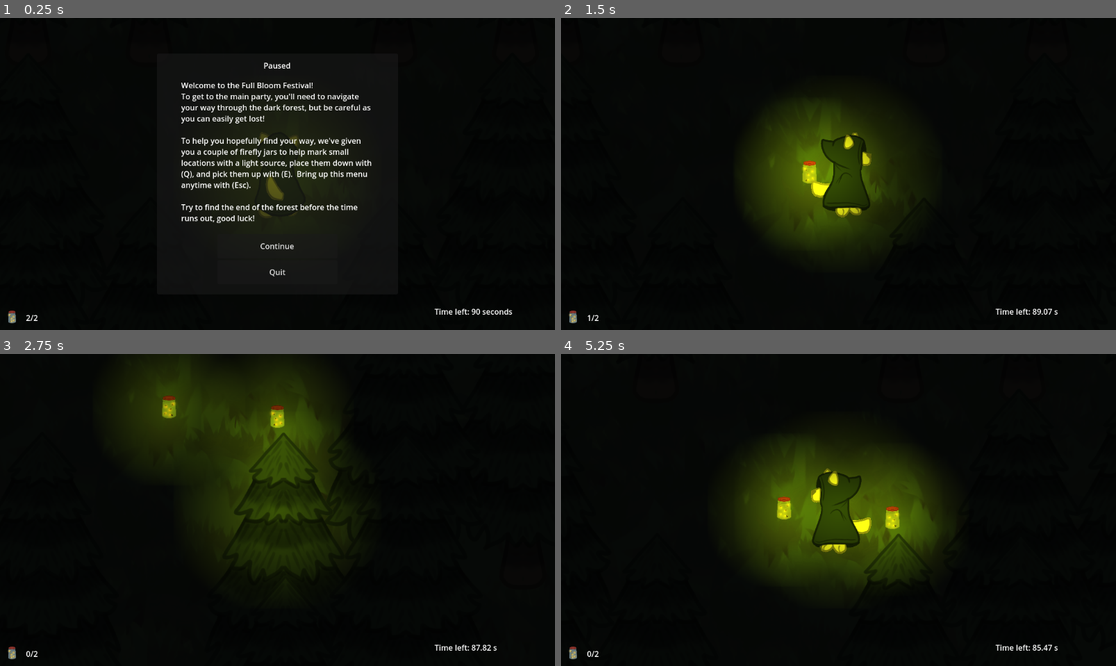
Above: before the commit, frames 1-4 (two rows, left to right).
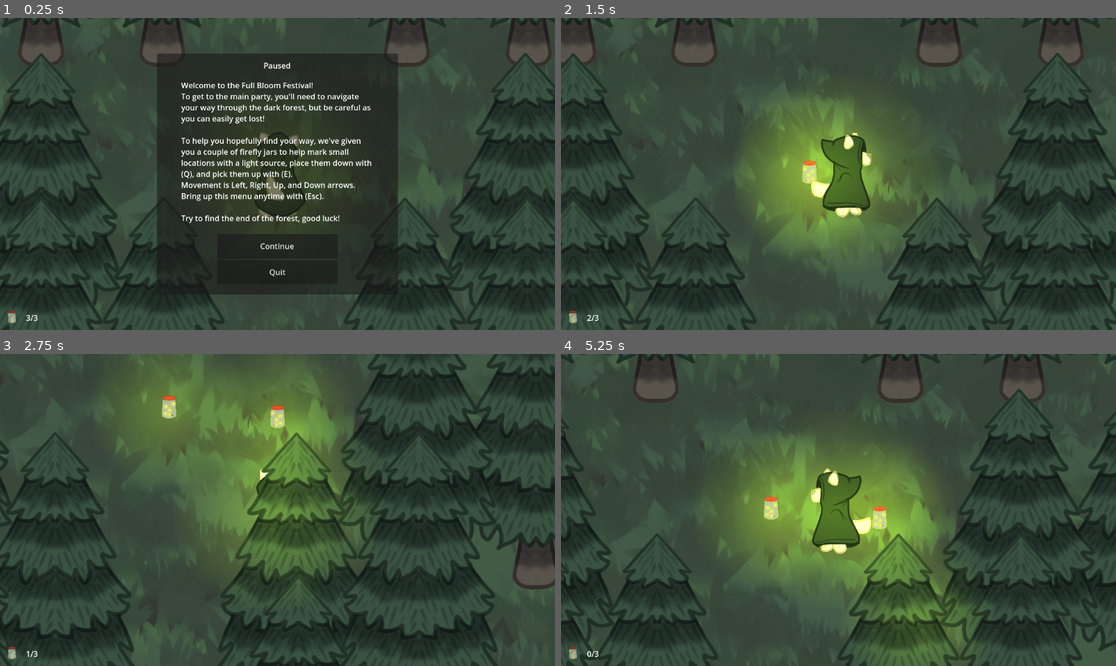
Above: after the commit, the same moments.

Repository: Abigail-Irvin/Bloom_Festival_Maze
Game: Godot game, scene res://scenes/world.tscn
The game is run twice, just before and just after one commit, with the same random seed, the same clock (stepped at 60 frames per second) and the same inputs.
Inputs:
- Up to frame 1 (0.25 s): no input
- Up to frame 2 (1.5 s): click "Continue" at 0.5 s; tap Enter at 1.25 s; hold Right (ui_right) from 1.28 s (still down); hold Q (drop) from 1.28 s (still down)
- Up to frame 3 (2.75 s): release Right (ui_right) at 2.03 s; release Q (drop) at 2.03 s; hold Down (ui_down) from 2.03 s (still down); tap Q (drop) at 2.1 s
- Up to frame 4 (5.25 s): release Down (ui_down) at 2.78 s; hold Right (ui_right) 2.78-3.53 s; hold E (pickup) 2.78-3.53 s; tap Q (drop) at 3.05, 3.6 s; hold Up (ui_up) 3.53-4.28 s; hold Left (ui_left) 4.28-5 s; hold Q (drop) 4.28-5 s; tap Escape (pause) at 4.9 s; click "Continue" at 5 s

The runs differ from the first frame. In frame 1, 88% of the frame differs, in the area x 0-100%, y 0-100%; in frame 2, 99%; in frame 3, 99%; in frame 4, 100%.

Commit message:
fix: big bugfix, got y sorting figured out.

Diff:
--- a/scenes/firefly_ui_element.tscn
+++ b/scenes/firefly_ui_element.tscn
@@ -19,6 +19,6 @@
 [node name="firefly-textbox" type="RichTextLabel" parent="."]
 custom_minimum_size = Vector2(100, 0)
 layout_mode = 2
-text = "2/2
+text = "3/3
 "
 vertical_alignment = 1
--- a/scenes/hedge_variant1.tscn
+++ b/scenes/hedge_variant1.tscn
@@ -6,6 +6,7 @@
 size = Vector2(250, 250)
 
 [node name="Hedge" type="StaticBody2D"]
+y_sort_enabled = true
 
 [node name="CollisionShape2D" type="CollisionShape2D" parent="."]
 position = Vector2(0, 500)
--- a/scenes/hedge_variant_2.tscn
+++ b/scenes/hedge_variant_2.tscn
@@ -6,6 +6,7 @@
 size = Vector2(250, 250)
 
 [node name="Hedge2Variant" type="StaticBody2D"]
+y_sort_enabled = true
 
 [node name="CollisionShape2D" type="CollisionShape2D" parent="."]
 position = Vector2(0, 500)
--- a/scenes/main_ui.tscn
+++ b/scenes/main_ui.tscn
@@ -1,10 +1,9 @@
-[gd_scene load_steps=4 format=3 uid="uid://dxbltd4ublqsb"]
+[gd_scene load_steps=3 format=3 uid="uid://dxbltd4ublqsb"]
 
 [ext_resource type="Script" uid="uid://bw32anqjrjljw" path="res://scripts/main_ui.gd" id="1_e6fyy"]
 [ext_resource type="PackedScene" uid="uid://dxvvyj8m11pub" path="res://scenes/firefly_ui_element.tscn" id="1_fnul3"]
-[ext_resource type="PackedScene" uid="uid://cgxjfsdg62r3" path="res://scenes/time_left_ui_element.tscn" id="2_513t2"]
 
-[node name="MainUi" type="Control" node_paths=PackedStringArray("firefly_text_ref", "timer_text_ref", "pauseMenu", "endMenu", "endBlurb")]
+[node name="MainUi" type="Control" node_paths=PackedStringArray("firefly_text_ref", "pauseMenu", "endMenu", "endBlurb")]
 layout_mode = 3
 anchors_preset = 15
 anchor_right = 1.0
@@ -13,7 +12,6 @@
 grow_vertical = 2
 script = ExtResource("1_e6fyy")
 firefly_text_ref = NodePath("HBoxContainer/Firefly-sprite/firefly-textbox")
-timer_text_ref = NodePath("HBoxContainer/TimeLeftUiElement")
 pauseMenu = NodePath("Pause_Menu")
 endMenu = NodePath("End_Screen")
 endBlurb = NodePath("End_Screen/Text/End_Blurb")
@@ -32,11 +30,7 @@
 layout_mode = 2
 size_flags_horizontal = 3
 
-[node name="TimeLeftUiElement" parent="HBoxContainer" instance=ExtResource("2_513t2")]
-layout_mode = 2
-
 [node name="Pause_Menu" type="Panel" parent="."]
-visible = false
 custom_minimum_size = Vector2(500, 500)
 layout_mode = 1
 anchors_preset = 8
@@ -71,9 +65,10 @@
 text = "Welcome to the Full Bloom Festival!
 To get to the main party, you'll need to navigate your way through the dark forest, but be careful as you can easily get lost!
 
-To help you hopefully find your way, we've given you a couple of firefly jars to help mark small locations with a light source, place them down with (Q), and pick them up with (E).  Bring up this menu anytime with (Esc).
+To help you hopefully find your way, we've given you a couple of firefly jars to help mark small locations with a light source, place them down with (Q), and pick them up with (E).
+Movement is Left, Right, Up, and Down arrows. Bring up this menu anytime with (Esc).
 
-Try to find the end of the forest before the time runs out, good luck!"
+Try to find the end of the forest, good luck!"
 
 [node name="Buttons" type="VBoxContainer" parent="Pause_Menu"]
 custom_minimum_size = Vector2(0, 125)
--- a/scenes/maze_map.tscn
+++ b/scenes/maze_map.tscn
@@ -17,12 +17,10 @@
 fill_from = Vector2(0.5, 0.5)
 
 [node name="MazeMap" type="Node2D"]
-
-[node name="Backdrop" parent="." instance=ExtResource("1_6w2tl")]
-position = Vector2(-1510, 1716)
-scale = Vector2(50, 50)
+y_sort_enabled = true
 
 [node name="Background_Layer" type="Node2D" parent="."]
+z_index = -1
 
 [node name="Backdrop" parent="Background_Layer" instance=ExtResource("1_6w2tl")]
 position = Vector2(646, 317)
@@ -88,10 +86,12 @@
 position = Vector2(3672, 5568)
 
 [node name="Player" parent="." node_paths=PackedStringArray("background_ref") instance=ExtResource("2_td77n")]
-position = Vector2(3207, 1668)
+y_sort_enabled = false
+position = Vector2(3180, 1668)
 background_ref = NodePath("../Background_Layer")
 
 [node name="Outer_Top_Wall" type="Node2D" parent="."]
+y_sort_enabled = true
 
 [node name="Hedge" parent="Outer_Top_Wall" instance=ExtResource("2_hbmgb")]
 position = Vector2(76, -773)
@@ -175,6 +175,7 @@
 position = Vector2(4343, -771)
 
 [node name="Inner_Group" type="Node2D" parent="."]
+y_sort_enabled = true
 
 [node name="SmallHedge153" parent="Inner_Group" instance=ExtResource("5_sctjt")]
 position = Vector2(4259, 2317)
@@ -666,6 +667,7 @@
 position = Vector2(1434, 224)
 
 [node name="Outer_Group" type="Node2D" parent="."]
+y_sort_enabled = true
 
 [node name="Outer_Right_Wall" type="Node2D" parent="Outer_Group"]
 
@@ -878,7 +880,13 @@
 position = Vector2(3638, 4836)
 
 [node name="PointLight2D" type="PointLight2D" parent="."]
+visible = false
 scale = Vector2(1000, 1000)
 energy = 0.9
 blend_mode = 1
 texture = SubResource("GradientTexture2D_8mn5m")
+
+[node name="Backdrop" parent="." instance=ExtResource("1_6w2tl")]
+z_index = -2
+position = Vector2(3866, 2676)
+scale = Vector2(10, 10)
--- a/scenes/player.tscn
+++ b/scenes/player.tscn
@@ -72,6 +72,7 @@
 fill_from = Vector2(0.5, 0.5)
 
 [node name="Player" type="CharacterBody2D"]
+y_sort_enabled = true
 script = ExtResource("1_g2els")
 
 [node name="CollisionShape2D" type="CollisionShape2D" parent="."]
--- a/scenes/small_hedge.tscn
+++ b/scenes/small_hedge.tscn
@@ -6,6 +6,7 @@
 size = Vector2(250, 300)
 
 [node name="SmallHedge" type="StaticBody2D"]
+y_sort_enabled = true
 
 [node name="CollisionShape2D" type="CollisionShape2D" parent="."]
 position = Vector2(0, 150)
--- a/scenes/time_left_ui_element.tscn
+++ b/scenes/time_left_ui_element.tscn
@@ -1,6 +1,6 @@
 [gd_scene format=3 uid="uid://cgxjfsdg62r3"]
 
-[node name="time_left" type="RichTextLabel"]
+[node name="timer" type="RichTextLabel"]
 custom_minimum_size = Vector2(250, 0)
 offset_right = 40.0
 offset_bottom = 40.0
--- a/scripts/main_ui.gd
+++ b/scripts/main_ui.gd
@@ -1,16 +1,14 @@
 extends Control
 @export var firefly_text_ref: RichTextLabel = null
 @export var timer_text_ref: RichTextLabel = null
-@export var max_fireflies: int = 2
+var max_fireflies: int = 3
 @export var playerNode: Node = null
 @export var pauseMenu: Node = null
 @export var endMenu: Node = null
 @export var endBlurb: RichTextLabel = null
 
-func ui_update(count: int, time_left: float) -> void:
+func ui_update(count: int) -> void:
 	firefly_text_ref.text = str(count) + "/" + str(max_fireflies)
-	timer_text_ref.text = "Time left: " + str("%0.2f" % time_left, " s")
-
 
 func _on_return_pressed() -> void:
 	if playerNode:
@@ -27,10 +25,8 @@
 func _on_restart_pressed() -> void:
 	get_tree().reload_current_scene()
 
-func end_game() -> void:
+func end_game(time: float) -> void:
 	if playerNode:
 		if playerNode.win_state:
-			endBlurb.text = "Congratulations! You made it through the scary forest faster than I even thought possible! Welcome to the festival!"
-		else:
-			endBlurb.text = "Oh no! You got lost in the forest, you almost had it just give it another try!"
+			endBlurb.text = "Congratulations! You made it through the maze in" + str("%0.2f" % time, " s")
 		endMenu.set_visible(true)
--- a/scripts/player.gd
+++ b/scripts/player.gd
@@ -5,13 +5,12 @@
 const SPEED: float = 300.0
 var win_state: bool = false
 var paused: bool = true
+var timer: float = 0.0
 @onready var MainUi: Control = $CanvasLayer/MainUi
-@export var firefly_count: int = 2
-@export var time_left: float = 90
+@export var firefly_count: int = 3
 @onready var animation_sprite: AnimatedSprite2D = $Animation
 @onready var firefly_jar = preload("res://scenes/firefly_jar.tscn")
 @export var background_ref: Node = null
-var game_over: bool = false
 
 func _ready() -> void:
 	MainUi.toggle_pause_menu(paused)
@@ -25,12 +24,7 @@
 	# ----------
 	# delta : float
 	#	represents the time between frames, used to do time-based calculations
-	if not game_over and is_locked():
-		# lose condition
-		game_over = true
-		MainUi.end_game()
-
-	if is_locked() or is_paused():
+	if is_paused():
 		return
 	var x_axis := Input.get_axis("ui_left", "ui_right")
 	var y_axis := Input.get_axis("ui_up", "ui_down")
@@ -58,8 +52,8 @@
 		velocity.y = move_toward(velocity.y, 0, SPEED)
 
 	move_and_slide()
-	time_left -= delta
-	MainUi.ui_update(firefly_count, time_left)
+	timer += delta
+	MainUi.ui_update(firefly_count)
 
 func _input(event: InputEvent) -> void:
 	# Description
@@ -73,19 +67,13 @@
 	#	input event given by user
 	if event.is_action_pressed("pause"):
 		toggle_pause()
-	if is_locked() or is_paused():
+	if is_paused():
 		return
 	if event.is_action_pressed("drop") and firefly_count > 0:
 		firefly_count -= 1
 		var instance = firefly_jar.instantiate()
 		background_ref.add_child(instance)
 		instance.global_position = self.global_position
-
-func is_locked() -> bool:
-	# Description
-	# ----------
-	# Returns a bool stating if the game should be considered "locked"
-	return win_state or time_left < 0.0
 
 func is_paused() -> bool:
 	# Description
@@ -104,10 +92,9 @@
 	# ----------
 	# Callback function activated when player runs across the win area.
 	win_state = true
-	game_over = true
-	MainUi.end_game()
+	MainUi.end_game(timer)
 
 func toggle_pause() -> void:
-	if not (win_state or time_left < 0.0):
+	if not win_state:
 		paused = !paused
 		MainUi.toggle_pause_menu(paused)
